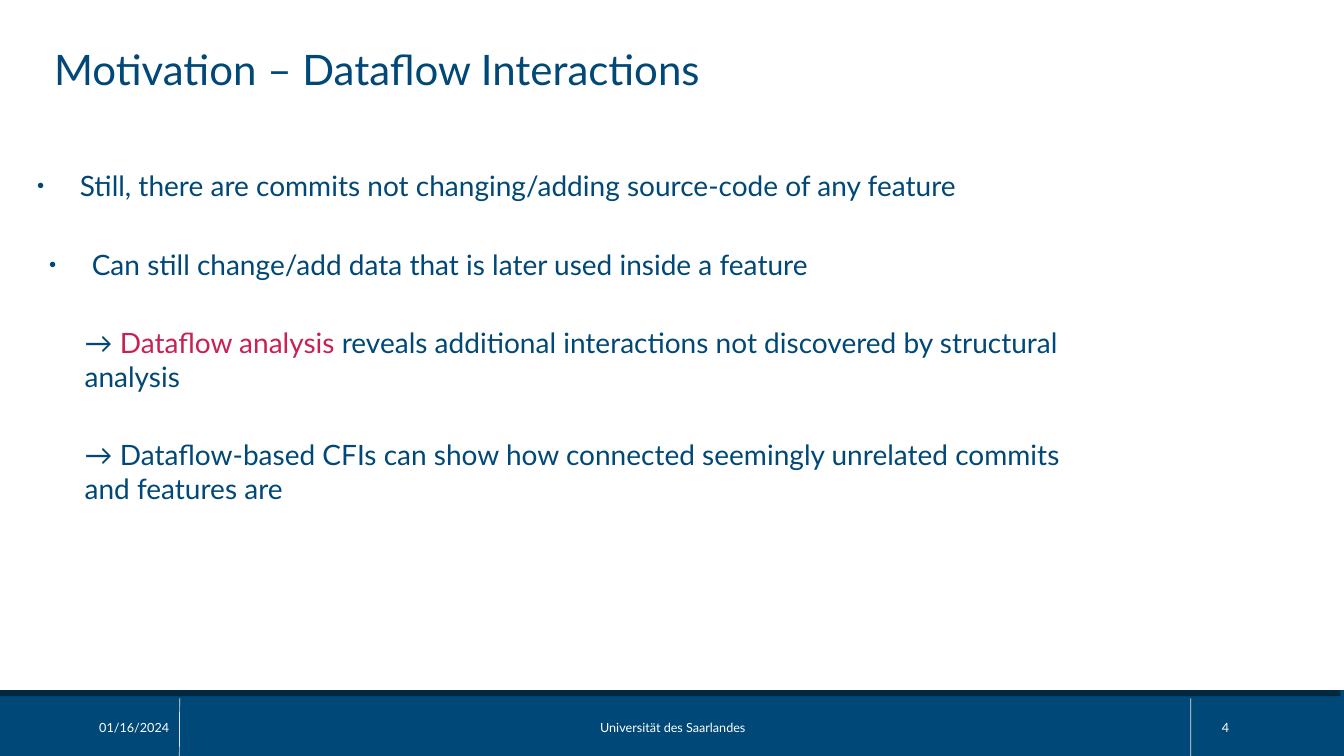
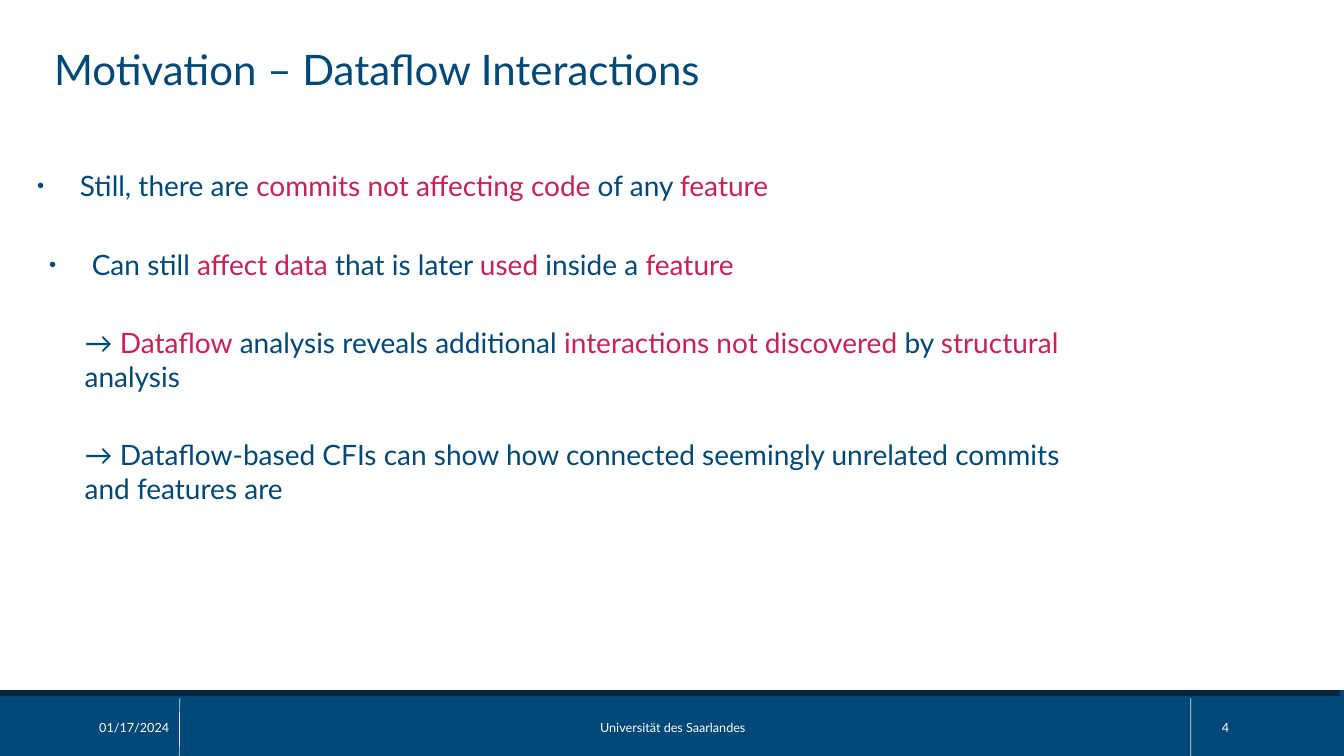
Before and after one commit to sisteu56/bachelor, a slide deck: slide 4 of pres/bachelor_thesis_pres.odp. Drawn at 1344x756 pixels with LibreOffice and Linux fonts; fonts in the diff are those of the drawing. Boxes give left, top, right and bottom in pixels: in the first picture for what was removed or moved away, otherwise in the second. Text is boxed around its words. In the diff, an @@ line names an element or a change of style, - is before the commit and + after.

```diff
--- a/pres/bachelor_thesis_pres.odp
+++ b/pres/bachelor_thesis_pres.odp
@@ text at (80, 175, 768, 276): text changed; text colour #004877 to #C82254 @@
-● Still, there are commits not changing/adding source-code of any feature
-● Can still change/add data that is later used inside a feature
+● Still, there are commits not affecting code of any feature
+● Can still affect data that is later used inside a feature
@@ text at (85, 332, 1059, 392): text colour #C82254 to #004877 in "analysis"; text colour #004877 to #C82254 in "interactions not discovered structural" @@
@@ text at (99, 722, 169, 733): text changed @@
-01/16/2024
+01/17/2024
```
Also in this commit, not shown: 24 other slides changed, 1 slide added, 2 slides removed.
